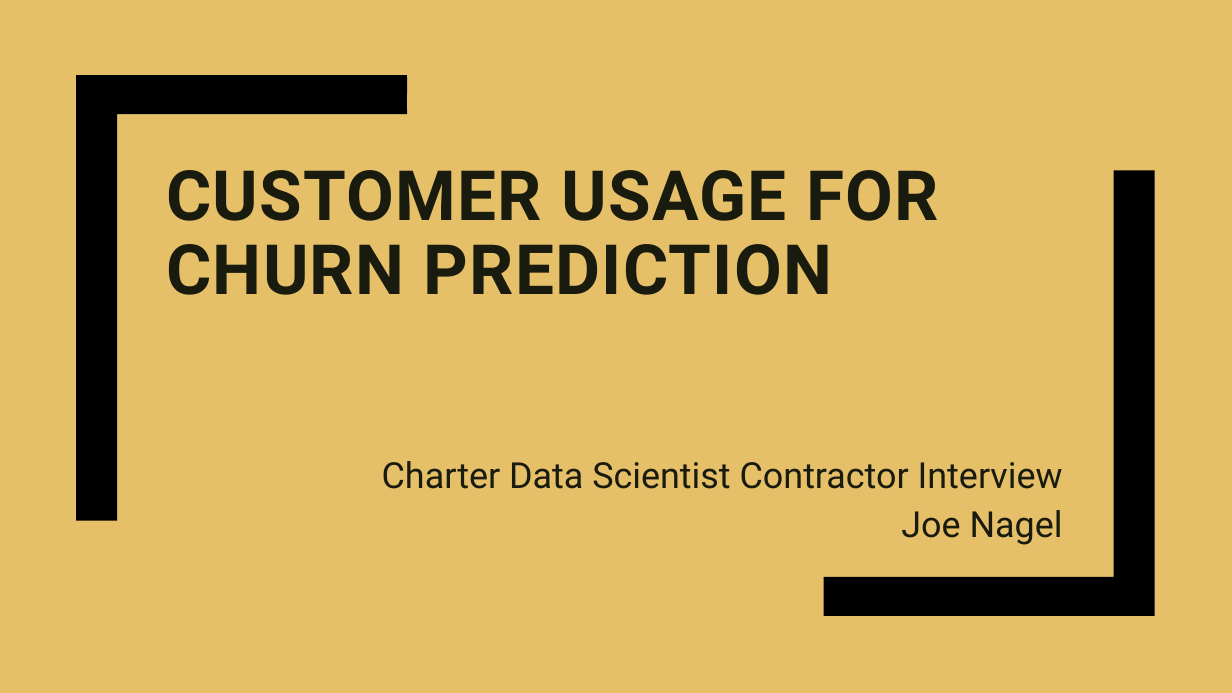
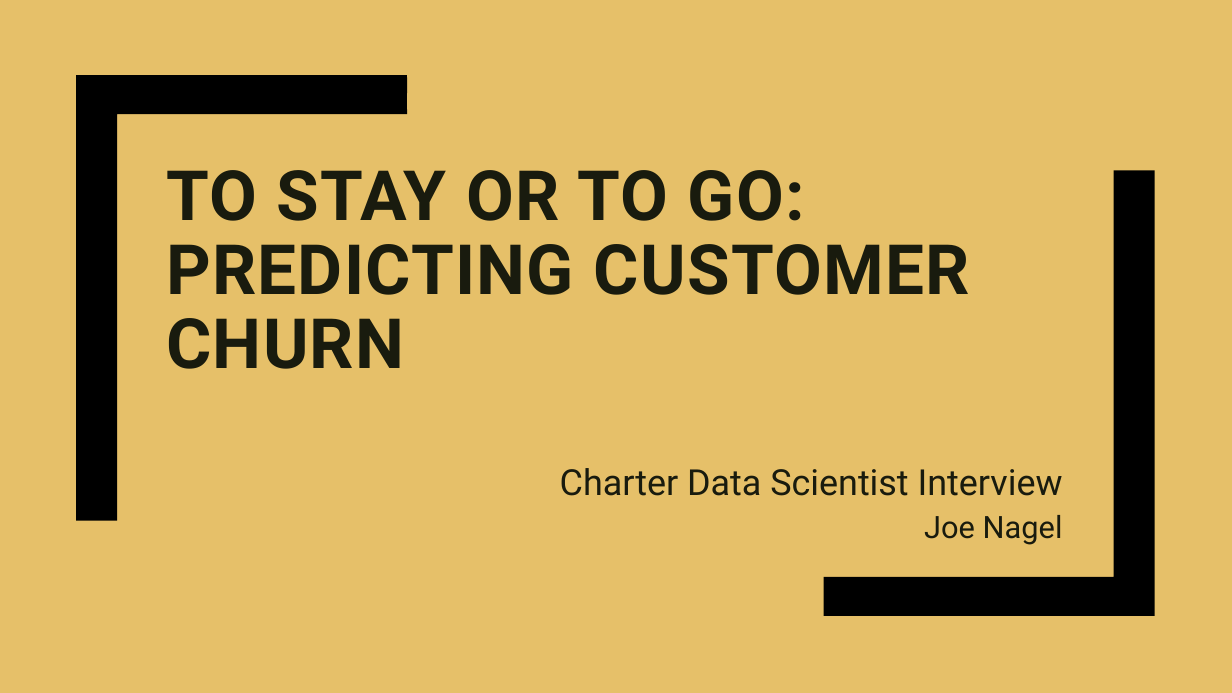
Before and after one commit to nageljo/CharterInterview, a slide deck: slide 1 of Presentation/presentation.pptx. Drawn at 1232x693 pixels with LibreOffice and Linux fonts; fonts in the diff are those of the drawing. Boxes give left, top, right and bottom in pixels: in the first picture for what was removed or moved away, otherwise in the second. Text is boxed around its words. In the diff, an @@ line names an element or a change of style, - is before the commit and + after.

```diff
--- a/Presentation/presentation.pptx
+++ b/Presentation/presentation.pptx
@@ title at <box>166,170,970,369</box>: text changed @@
-CUSTOMER USAGE FOR CHURN PREDICTION
+TO STAY OR TO GO: PREDICTING CUSTOMER CHURN
@@ subtitle at <box>560,468,1063,496</box>: text changed @@
-Charter Data Scientist Contractor Interview
+Charter Data Scientist Interview
@@ subtitle at <box>924,515,1063,545</box>: size 28 to 24 pt in "Joe Nagel" @@
```
Also in this commit, not shown: 1 other slide changed, 2 slides added, 2 slides removed, 1 other file.
